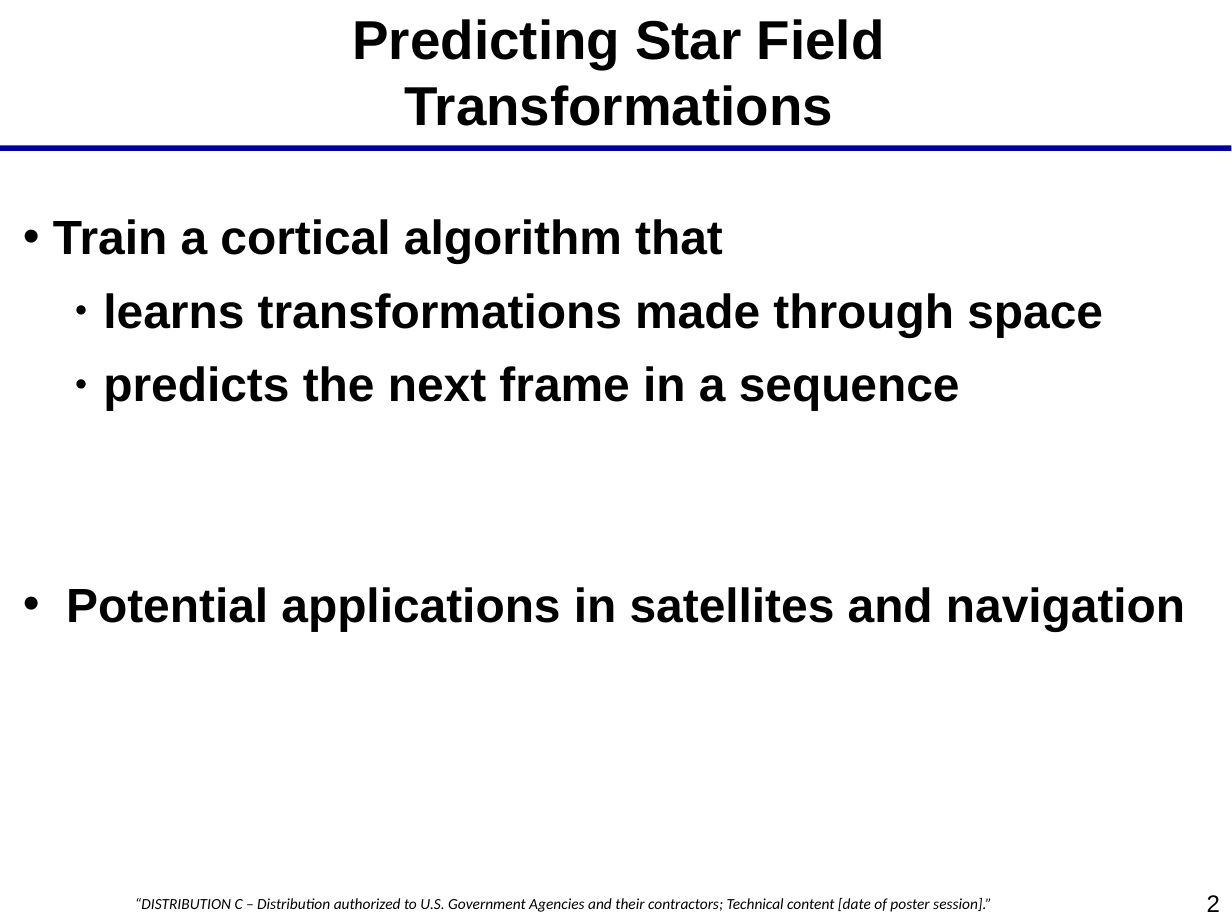
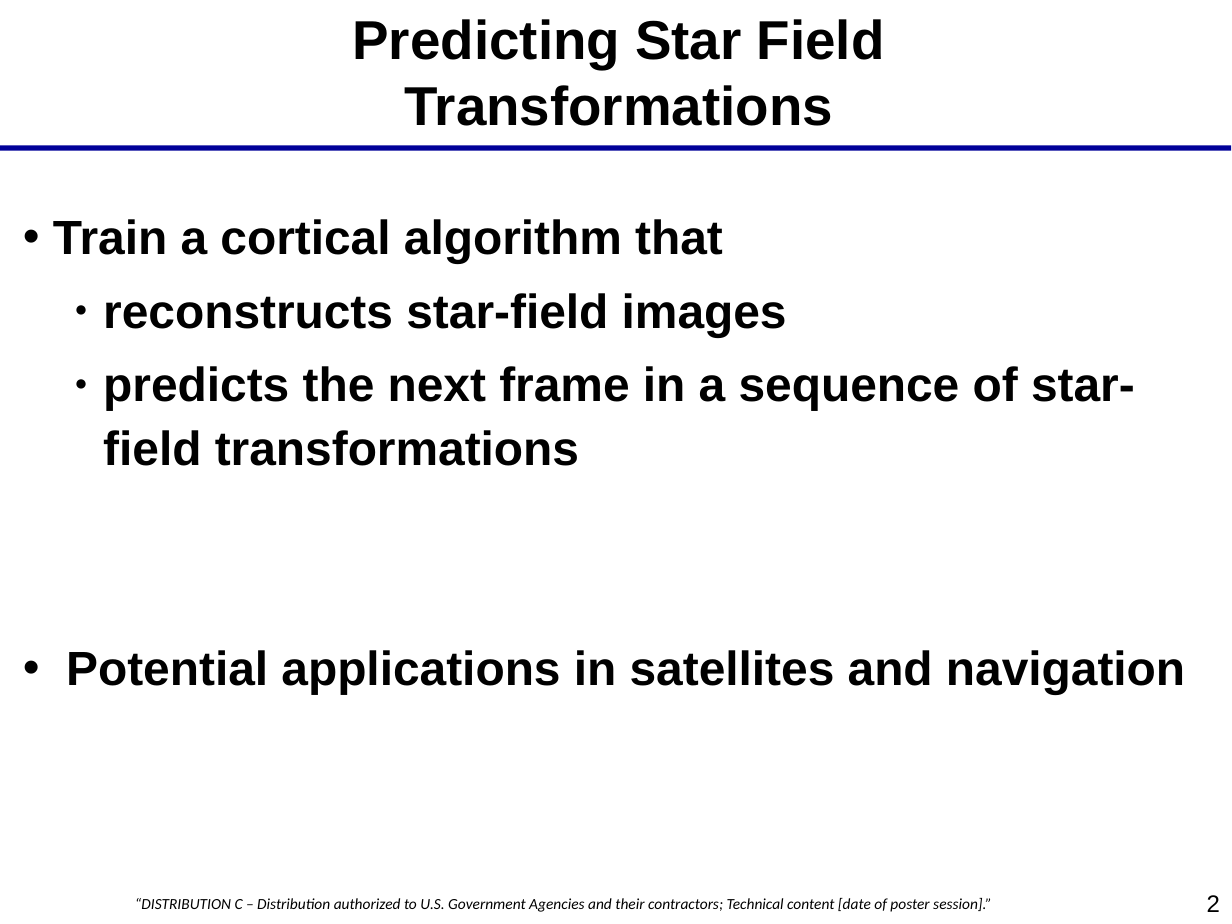
Before and after one commit to savannaos/Star-Field-Transformations, a slide deck: slide 2 of documents/starfields.ppt. Drawn at 1232x924 pixels with LibreOffice and Linux fonts; fonts in the diff are those of the drawing; background and template pictures are left out. Boxes give left, top, right and bottom in pixels: in the first picture for what was removed or moved away, otherwise in the second. Text is boxed around its words. In the diff, an @@ line names an element or a change of style, - is before the commit and + after.

```diff
--- a/documents/starfields.ppt
+++ b/documents/starfields.ppt
@@ text at (103,293,1135,466): text changed @@
-      ● learns transformations made through space
-      ● predicts the next frame in a sequence
+      ● reconstructs star-field images
+      ● predicts the next frame in a sequence of star-field transformations
```
Also in this commit, not shown: 4 other slides changed, 2 slides added, 2 slides removed, 4 other files.
